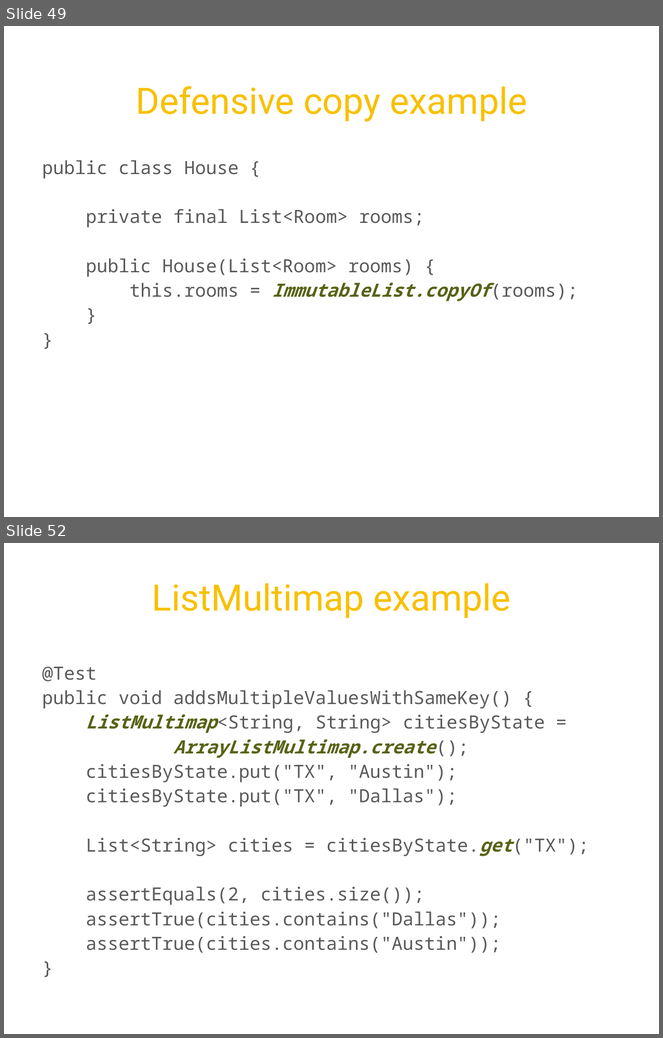
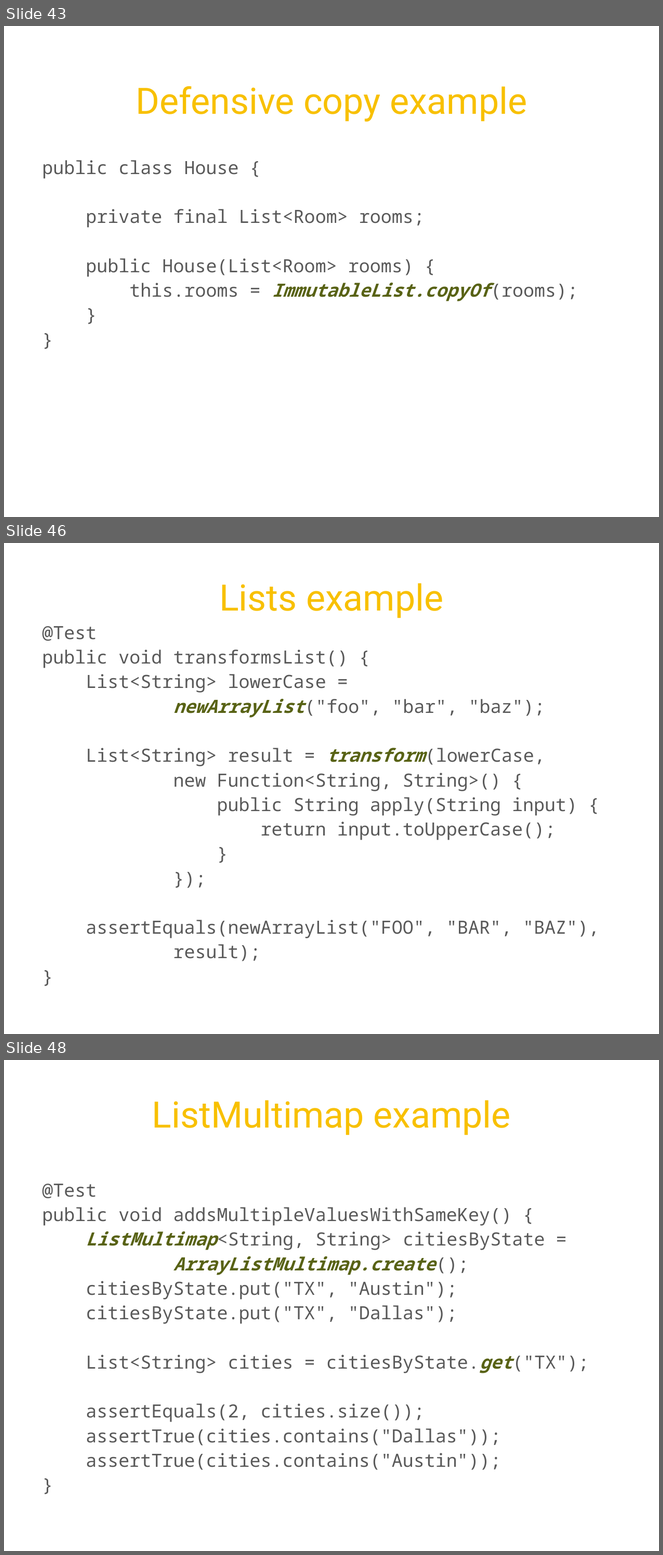
Before and after one commit to twoqubed/JavaMUG-Guava, a slide deck: JavaMUG - Guava.pptx. Shown one above the other, each under a label of ours: slides 49 and 52 before the commit, slides 43, 46 and 48 after it; the slides between them are not shown. The pictures are 663x1038 and 663x1555 pixels, drawn with LibreOffice and Linux fonts; fonts in the diff are those of the drawing; background and template pictures are left out. Boxes give left, top, right and bottom in pixels: in the first picture for what was removed or moved away, otherwise in the second. Text is boxed around its words. In the diff, an @@ line names an element or a change of style, - is before the commit and + after.

Commit message:
Polishing slides and examples.

```diff
--- a/JavaMUG - Guava.pptx
+++ b/JavaMUG - Guava.pptx
@@ slide 46 added at [4,543,659,1034], background picture (left out) @@
@@ title added at [219,583,443,618], 40 pt, text #F8C000 @@
+Lists example
@@ text added at [42,626,599,962], 20 pt, text #595959 @@
+@Test
+public void transformsList() {
+List<String> lowerCase =
+newArrayList("foo", "bar", "baz");
+List<String> result = transform(lowerCase,
+new Function<String, String>() {
+public String apply(String input) {
+return input.toUpperCase();
+}
+});
+assertEquals(newArrayList("FOO", "BAR", "BAZ"),
+result);
+}
@@ what was slide 49 is now slide 43 @@
@@ what was slide 52 is now slide 48 @@
```
Also in this commit, not shown: 19 slides changed, 4 other slides added, 6 slides removed, 9 other files.
